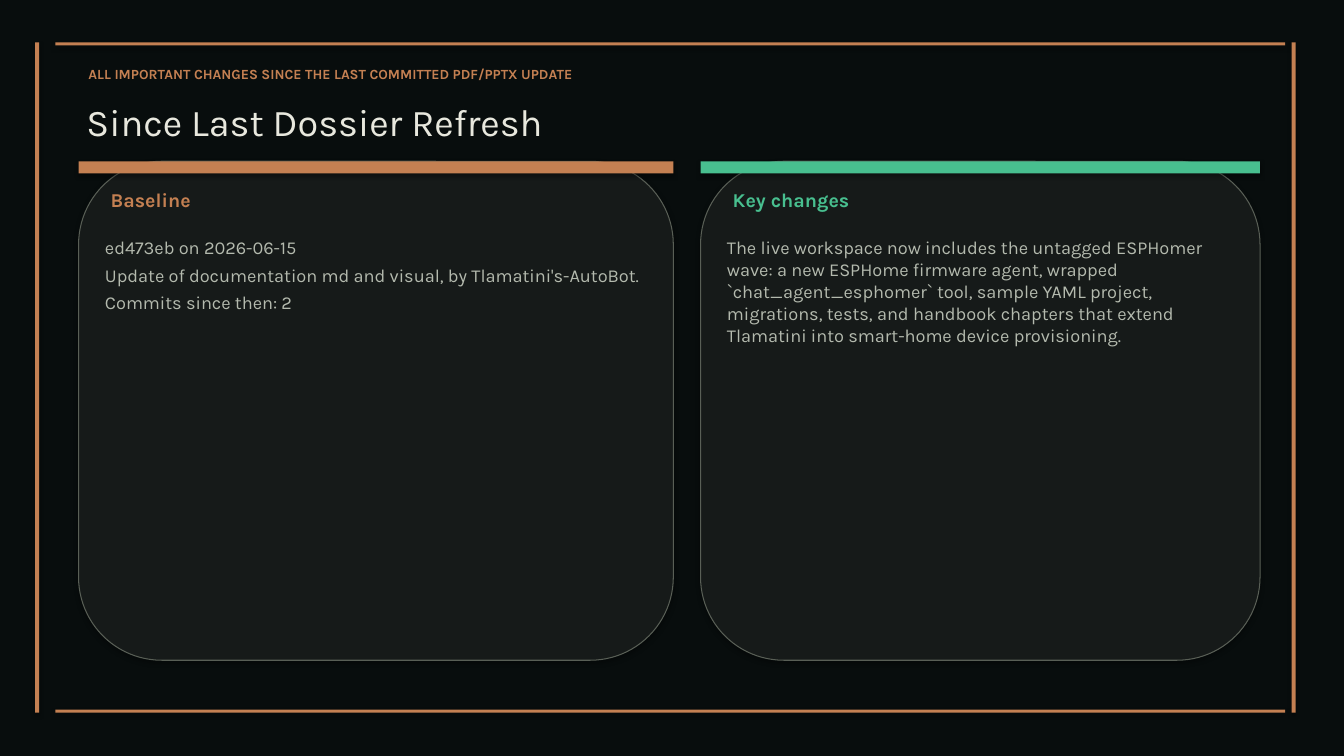
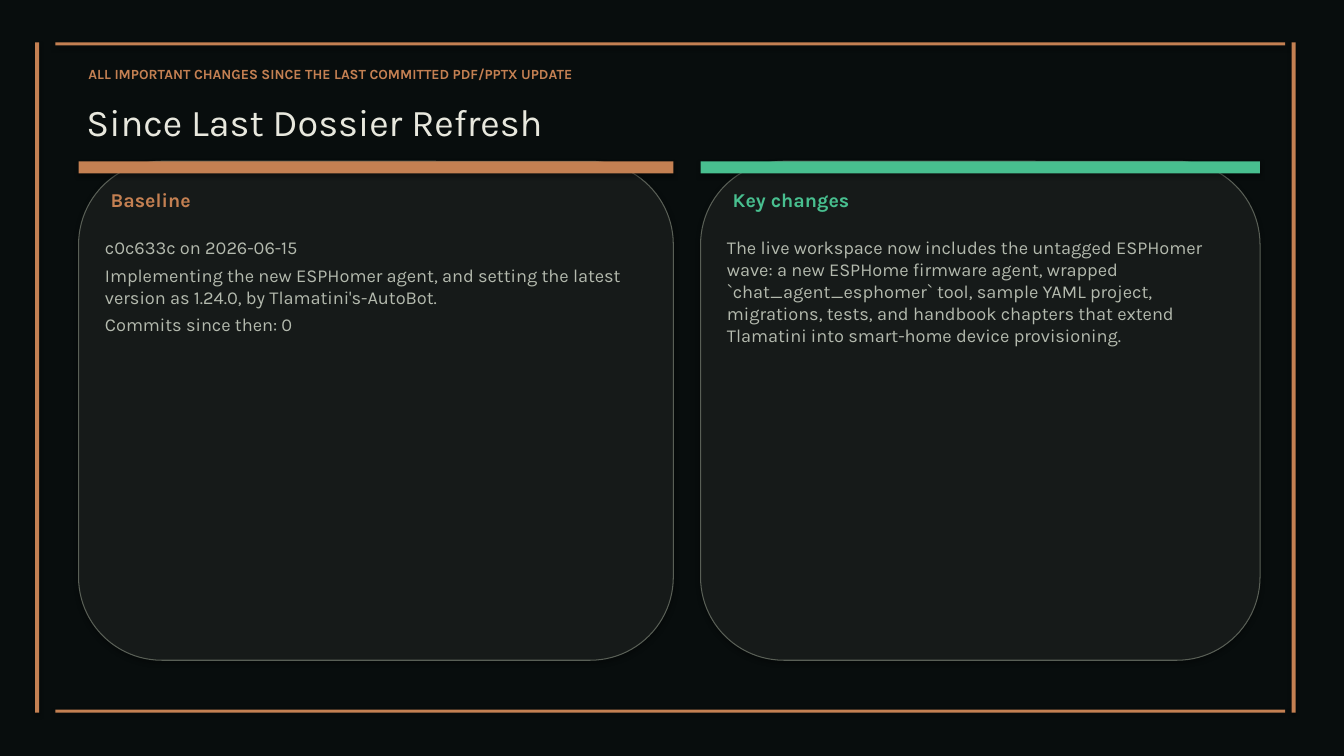
Before and after one commit to XAIHT/Tlamatini, a slide deck: slide 62 of Tlamatini_eXtended_Artificial_Intelligence_Humanly_Tempered.pptx. Drawn at 1344x756 pixels with LibreOffice and Linux fonts; fonts in the diff are those of the drawing. Boxes give left, top, right and bottom in pixels: in the first picture for what was removed or moved away, otherwise in the second. Text is boxed around its words. In the diff, an @@ line names an element or a change of style, - is before the commit and + after.

Commit message:
Updating visual documentation and self-aware/self-modify document, to version 1.24.0, by Tlamatini's-AutoBot.

```diff
--- a/Tlamatini_eXtended_Artificial_Intelligence_Humanly_Tempered.pptx
+++ b/Tlamatini_eXtended_Artificial_Intelligence_Humanly_Tempered.pptx
@@ text at box(105, 242, 621, 331): text changed @@
-ed473eb on 2026-06-15
-Update of documentation md and visual, by Tlamatini's-AutoBot.
-Commits since then: 2
+c0c633c on 2026-06-15
+Implementing the new ESPHomer agent, and setting the latest version as 1.24.0, by Tlamatini's-AutoBot.
+Commits since then: 0
```
Also in this commit, not shown: 17 other slides changed, 1 slide removed, 3 other files.
